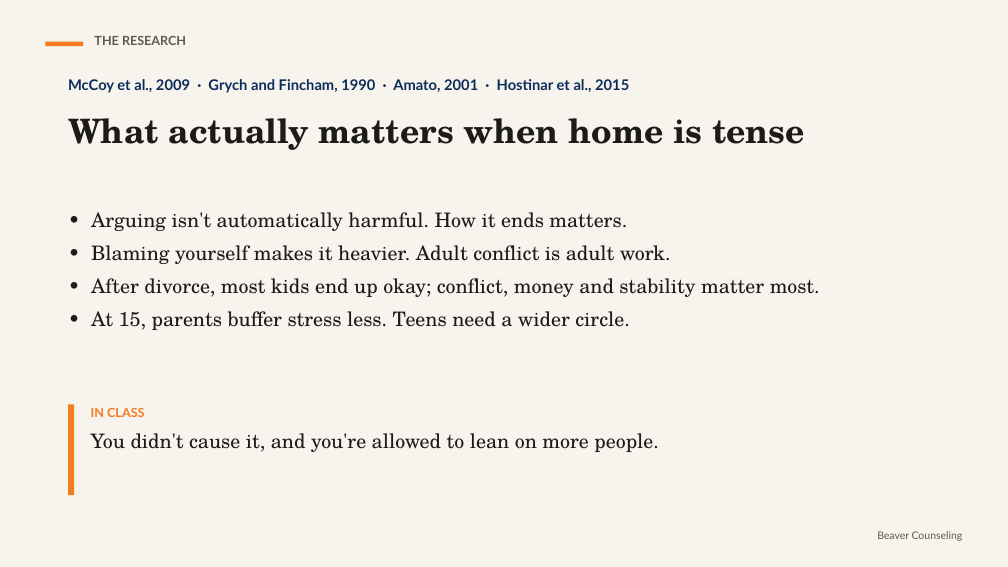
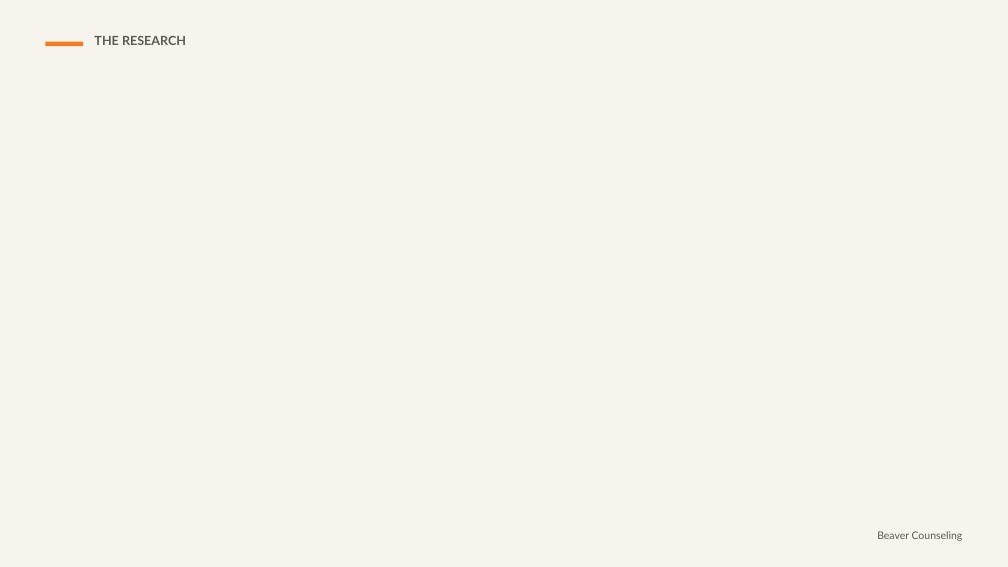
Before and after one commit to rmwtoolkit/bcds-toolkit, a slide deck: slide 6 of decks/when-home-feels-tense-lesson-v2.pptx (slide 5 before the commit). Drawn at 1008x567 pixels with LibreOffice and Linux fonts; fonts in the diff are those of the drawing; background and template pictures are left out. Boxes give left, top, right and bottom in pixels: in the first picture for what was removed or moved away, otherwise in the second. Text is boxed around its words. In the diff, an @@ line names an element or a change of style, - is before the commit and + after.

```diff
--- a/decks/when-home-feels-tense-lesson-v2.pptx
+++ b/decks/when-home-feels-tense-lesson-v2.pptx
@@ text removed at (x1=68, y1=79, x2=629, y2=93) @@
-McCoy et al., 2009 · Grych and Fincham, 1990 · Amato, 2001 · Hostinar et al., 2015
@@ text removed at (x1=68, y1=118, x2=805, y2=150) @@
-What actually matters when home is tense
@@ text removed at (x1=91, y1=212, x2=820, y2=330) @@
-• Arguing isn't automatically harmful. How it ends matters.
-• Blaming yourself makes it heavier. Adult conflict is adult work.
-• After divorce, most kids end up okay; conflict, money and stability matter most.
-• At 15, parents buffer stress less. Teens need a wider circle.
@@ rectangle removed at (x1=68, y1=405, x2=74, y2=495) @@
@@ text removed at (x1=91, y1=408, x2=659, y2=452) @@
-IN CLASS
-You didn't cause it, and you're allowed to lean on more people.
```
Also in this commit, not shown: 9 other slides changed, 13 slides added, 1 slide removed, 8 other files.
